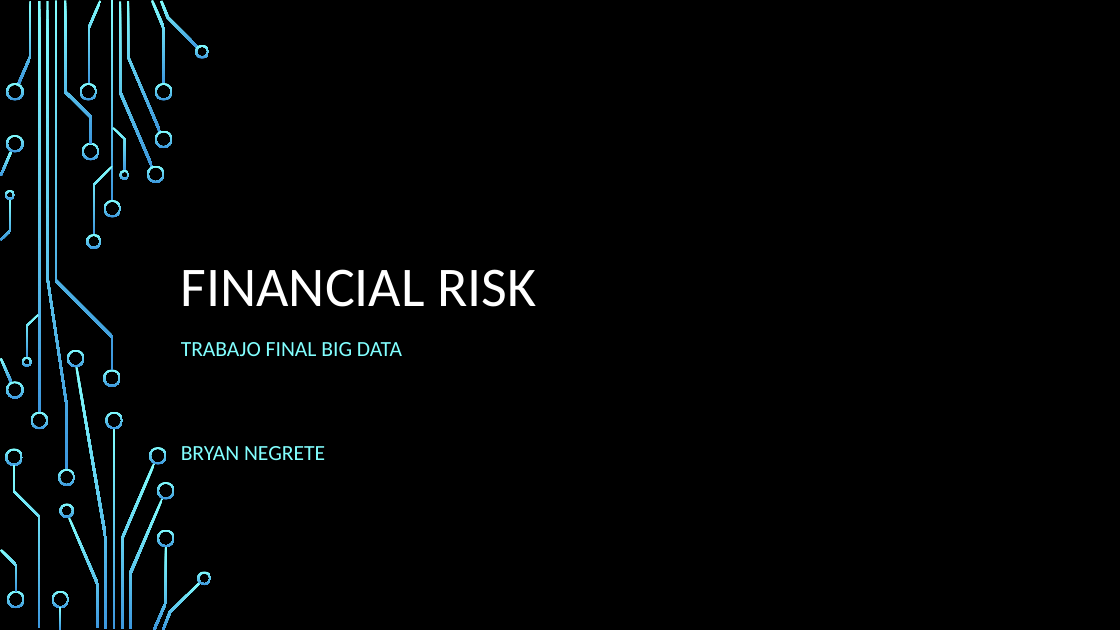
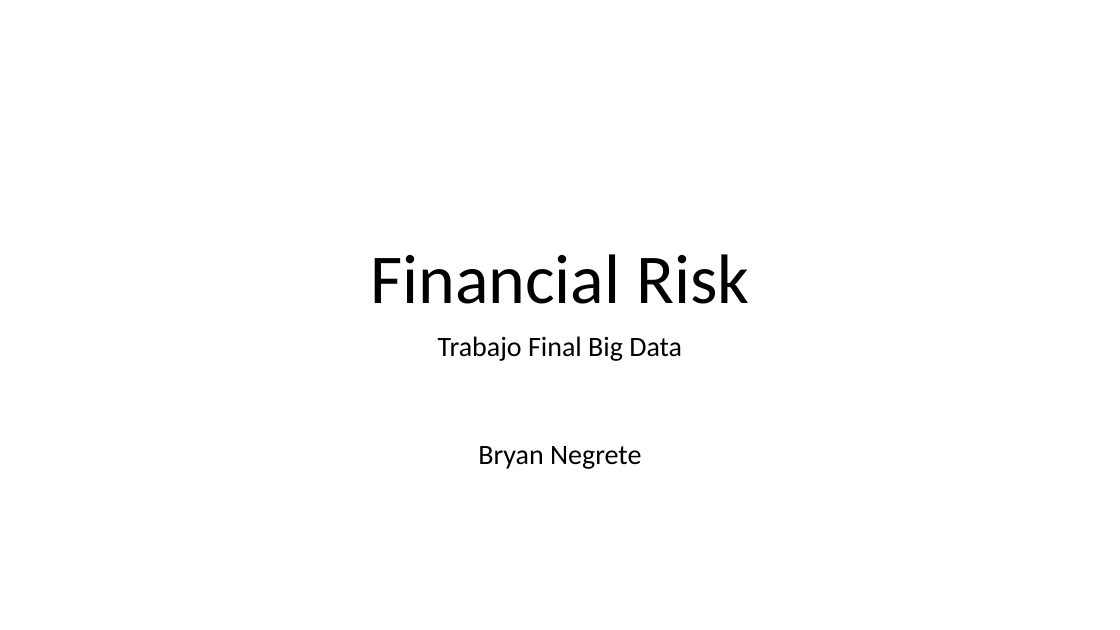
Before and after one commit to bryannegrete/financial-risk, a slide deck: slide 1 of Financial_Risk.pptx. Drawn at 1120x630 pixels with LibreOffice and Linux fonts; fonts in the diff are those of the drawing; background and template pictures are left out. Boxes give left, top, right and bottom in pixels: in the first picture for what was removed or moved away, otherwise in the second. Text is boxed around its words. In the diff, an @@ line names an element or a change of style, - is before the commit and + after.

```diff
--- a/Financial_Risk.pptx
+++ b/Financial_Risk.pptx
@@ background picture (left out) to #FFFFFF @@
@@ title at (x1=370, y1=254, x2=749, y2=304): text changed; size 48 to 60 pt; text colour #FFFFFF to #000000 @@
-FINANCIAL RISK
+Financial Risk
@@ subtitle at (x1=438, y1=336, x2=682, y2=469): text changed; size 18.5 to 24 pt; text colour #82FFFF to #000000 @@
-TRABAJO FINAL BIG DATA
-BRYAN NEGRETE
+Trabajo Final Big Data
+Bryan Negrete
@@ group removed at (x1=0, y1=0, x2=212, y2=630): 50 freeform shapes, 4 rectangles @@
```
Also in this commit, not shown: 5 other slides changed, 1 slide added, 1 slide removed, 1 other file.
